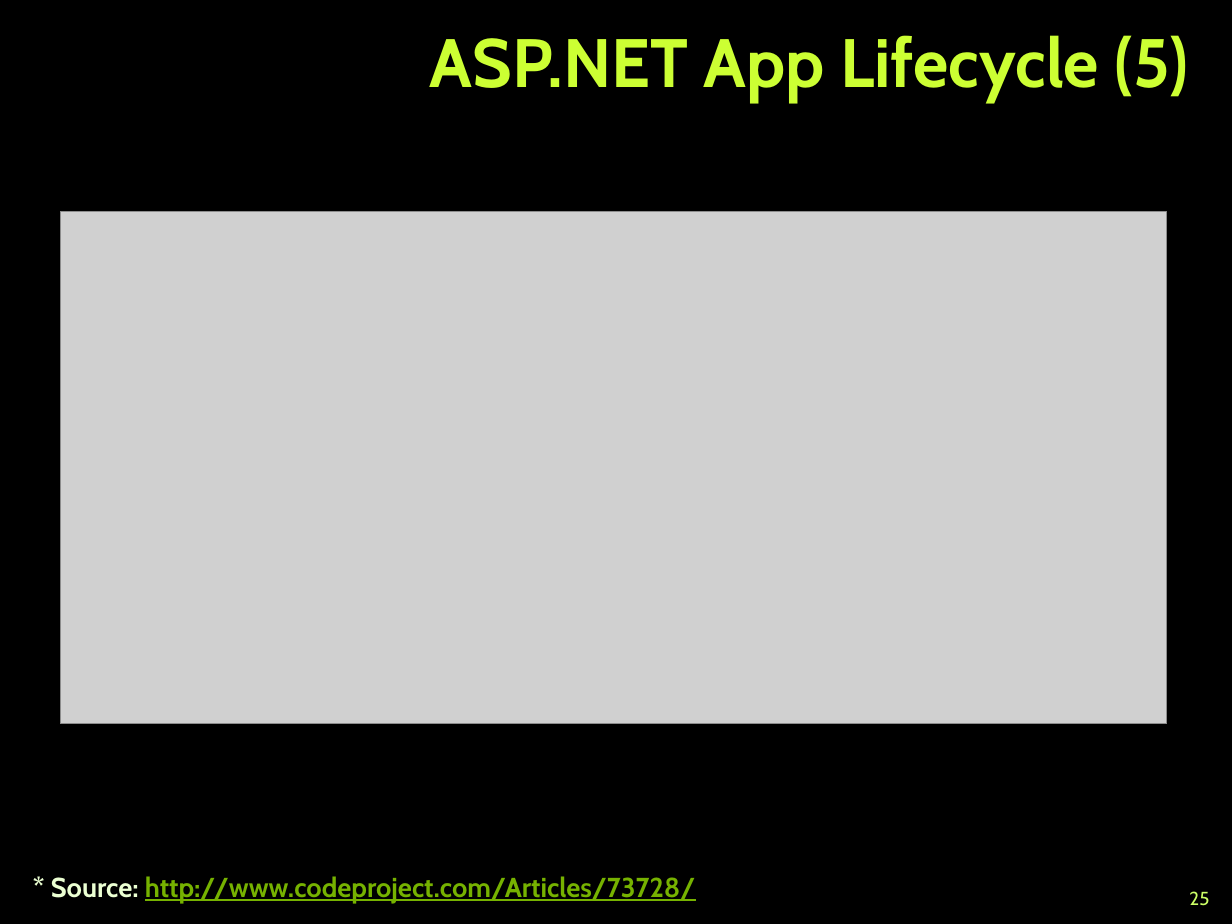
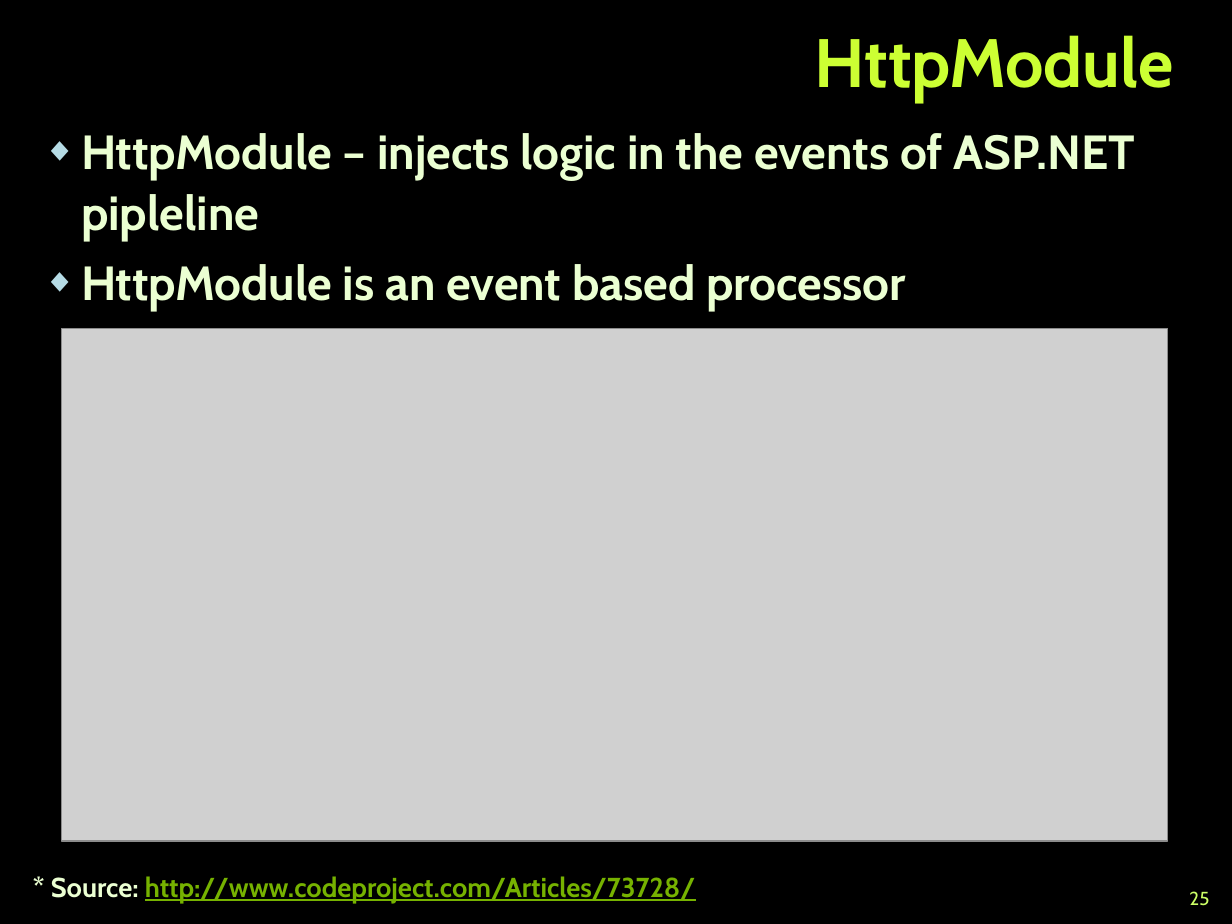
Before and after one commit to TelerikAcademy/ASP.NET-Web-Forms, a slide deck: slide 25 of 01. Introduction-to-ASP.NET/Introduction-to-ASP.NET.pptx. Drawn at 1232x924 pixels with LibreOffice and Linux fonts; fonts in the diff are those of the drawing; grey boxes stand for pictures; background and template pictures are left out. Boxes give left, top, right and bottom in pixels: in the first picture for what was removed or moved away, otherwise in the second. Text is boxed around its words. In the diff, an @@ line names an element or a change of style, - is before the commit and + after.

```diff
--- a/01. Introduction-to-ASP.NET/Introduction-to-ASP.NET.pptx
+++ b/01. Introduction-to-ASP.NET/Introduction-to-ASP.NET.pptx
@@ title at [815, 35, 1174, 102]: text changed @@
-ASP.NET App Lifecycle (5)
+HttpModule
@@ text added at [81, 133, 1135, 312], 28 pt, text #EBFFD2, bold @@
+◆ HttpModule – injects logic in the events of ASP.NET pipleline
+◆ HttpModule is an event based processor
@@ picture: place and size @@
-picture at [60, 212, 1167, 724]
+picture at [62, 329, 1168, 841]
```
Also in this commit, not shown: 22 other slides changed, 4 slides added, 2 slides removed, 1 other file.
